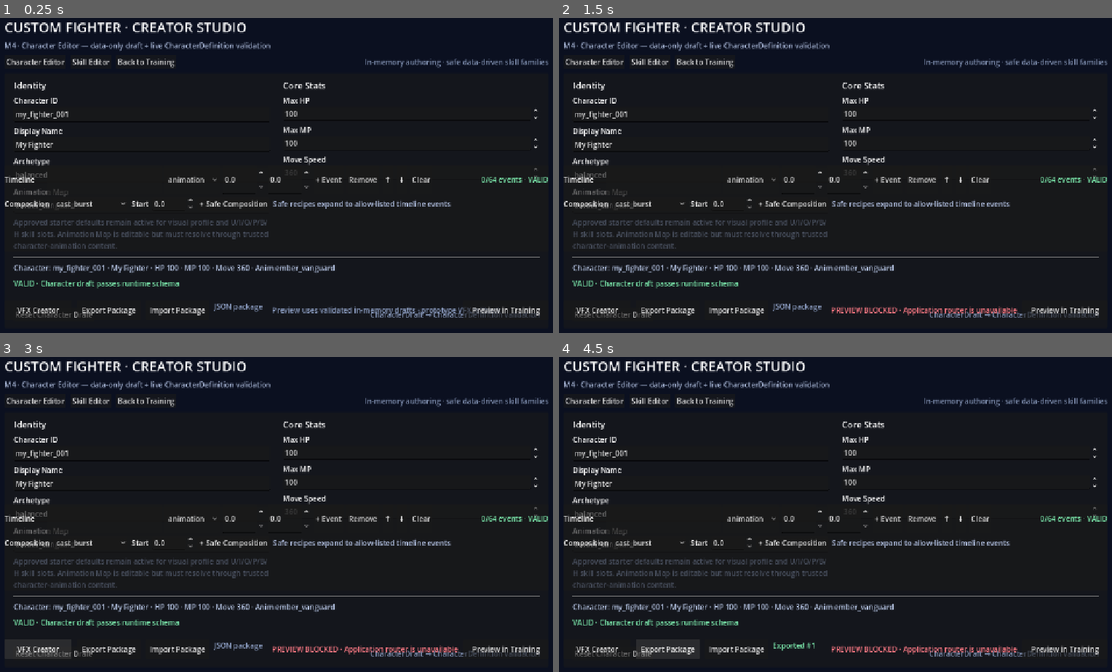
Above: before the commit, frames 1-4 (two rows, left to right).
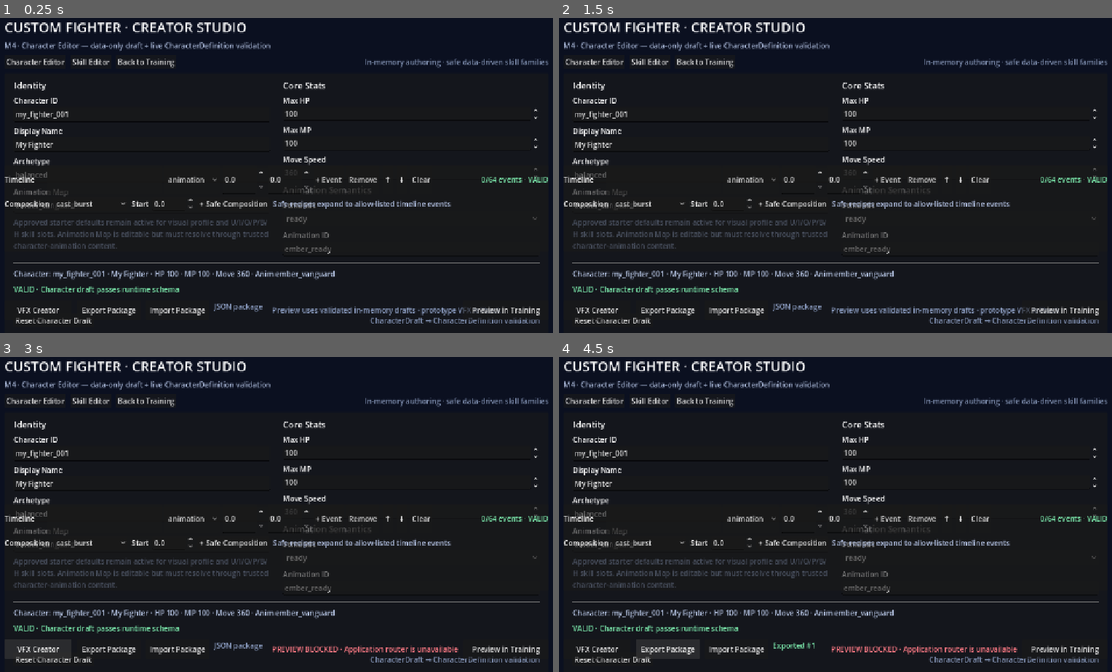
Above: after the commit, the same moments.

Repository: ws951125/custom-fighter
Game: Godot game, scene res://game/creator/creator_studio.tscn
The game is run twice, just before and just after one commit, with the same random seed, the same clock (stepped at 60 frames per second) and the same inputs. This scene is started directly instead of the project's main scene.
Inputs (mouse positions are in pixels of both pictures, inside the frame that each line leads up to):
- Up to frame 1 (0.25 s): no input
- Up to frame 2 (1.5 s): click "Reset Character Draft" at 0.5 s; click (968, 219) at 1.25 s, where only the run after the commit has a clickable "ready"
- Up to frame 3 (3 s): click (409, 558) at 2 s, where only the run after the commit has a clickable "ready"; click "VFX Creator" at 2.75 s
- Up to frame 4 (4.5 s): click "Preview in Training" at 3.5 s; click "Export Package" at 4.25 s

The runs differ from the first frame. In frame 1, 3.6% of the frame differs, in the area x 2-98%, y 53-98%; in frame 2, 4.2%; in frame 3, 3.6%; in frame 4, 3.6%.

Commit message:
feat: author per-semantic animation mappings in Creator

Diff:
--- a/game/creator/creator_studio.gd
+++ b/game/creator/creator_studio.gd
@@ -1,10 +1,14 @@
 extends Control
 
 const CharacterDraft = preload("res://game/creator/character_editor/character_draft.gd")
+const CharacterAnimationDraft = preload("res://game/creator/character_editor/character_animation_draft.gd")
+const CharacterAnimationMap = preload("res://game/core/character/character_animation_map.gd")
 const SkillDraft = preload("res://game/creator/skill_editor/skill_draft.gd")
 
 var character_draft := CharacterDraft.new()
 var character_draft_revision := 0
+var animation_draft := CharacterAnimationDraft.new()
+var animation_draft_revision := 0
 var skill_draft := SkillDraft.new()
 var skill_draft_revision := 0
 var current_editor := "character"
@@ -17,6 +21,8 @@
 var name_edit: LineEdit
 var archetype_edit: LineEdit
 var animation_map_edit: LineEdit
+var animation_semantic_select: OptionButton
+var animation_id_edit: LineEdit
 var hp_spin: SpinBox
 var mp_spin: SpinBox
 var speed_spin: SpinBox
@@ -42,6 +48,7 @@
 
 var _web_set_name_callback
 var _web_set_animation_map_callback
+var _web_set_animation_semantic_callback
 var _web_set_hp_callback
 var _web_reset_callback
 var _web_select_editor_callback
@@ -53,6 +60,7 @@
 var _web_reset_skill_callback
 
 func _ready() -> void:
+	animation_draft.load_from_id(character_draft.animation_map)
 	_build_ui()
 	_sync_character_controls_from_draft()
 	_sync_skill_controls_from_draft()
@@ -164,10 +172,16 @@
 	mp_spin = _add_number_field(stats_column, "Max MP", 0.0, 10000.0, 1.0)
 	speed_spin = _add_number_field(stats_column, "Move Speed", 0.0, 2000.0, 5.0)
 
+	_add_heading(stats_column, "Animation Semantics")
+	animation_semantic_select = _add_option_field(stats_column, "Semantic", CharacterAnimationMap.REQUIRED_SEMANTICS)
+	animation_id_edit = _add_text_field(stats_column, "Animation ID", "Safe token only, e.g. custom_attack_one")
+
 	id_edit.text_changed.connect(_on_id_changed)
 	name_edit.text_changed.connect(_on_name_changed)
 	archetype_edit.text_changed.connect(_on_archetype_changed)
 	animation_map_edit.text_changed.connect(_on_animation_map_changed)
+	animation_semantic_select.item_selected.connect(_on_animation_semantic_selected)
+	animation_id_edit.text_changed.connect(_on_animation_id_changed)
 	hp_spin.value_changed.connect(_on_hp_changed)
 	mp_spin.value_changed.connect(_on_mp_changed)
 	speed_spin.value_changed.connect(_on_speed_changed)
@@ -350,9 +364,22 @@
 	name_edit.text = character_draft.character_name
 	archetype_edit.text = character_draft.archetype
 	animation_map_edit.text = character_draft.animation_map
+	_sync_animation_controls_from_draft()
 	hp_spin.value = character_draft.max_hp
 	mp_spin.value = character_draft.max_mp
 	speed_spin.value = character_draft.move_speed
+
+func _sync_animation_controls_from_draft() -> void:
+	if animation_semantic_select == null or animation_id_edit == null:
+		return
+	var selected_index := animation_semantic_select.selected
+	if selected_index < 0 or selected_index >= animation_semantic_select.item_count:
+		selected_index = 0
+		animation_semantic_select.select(selected_index)
+	var semantic := animation_semantic_select.get_item_text(selected_index).strip_edges().to_lower()
+	animation_id_edit.set_block_signals(true)
+	animation_id_edit.text = animation_draft.animation_id_for_semantic(semantic)
+	animation_id_edit.set_block_signals(false)
 
 func _sync_skill_controls_from_draft() -> void:
 	skill_id_edit.text = skill_draft.skill_id
@@ -434,6 +461,22 @@
 
 func _on_animation_map_changed(value: String) -> void:
 	character_draft.animation_map = value
+	var animation_errors: PackedStringArray = animation_draft.load_from_id(value)
+	if animation_errors.is_empty():
+		animation_draft_revision += 1
+		_sync_animation_controls_from_draft()
+	_refresh_character_validation()
+
+func _on_animation_semantic_selected(_index: int) -> void:
+	_sync_animation_controls_from_draft()
+	_set_web_state()
+
+func _on_animation_id_changed(value: String) -> void:
+	if animation_semantic_select == null or animation_semantic_select.selected < 0:
+		return
+	var semantic := animation_semantic_select.get_item_text(animation_semantic_select.selected)
+	animation_draft.set_animation(semantic, value)
+	animation_draft_revision += 1
 	_refresh_character_validation()
 
 func _on_hp_changed(value: float) -> void:
@@ -451,6 +494,8 @@
 func _on_reset_pressed() -> void:
 	character_draft.reset()
 	character_draft_revision += 1
+	animation_draft.load_from_id(character_draft.animation_map)
+	animation_draft_revision += 1
 	_sync_character_controls_from_draft()
 	_refresh_character_validation(false)
 
@@ -523,10 +568,19 @@
 		return
 	get_tree().change_scene_to_file("res://game/runtime/main.tscn")
 
+func _validate_character_authoring() -> PackedStringArray:
+	var errors: PackedStringArray = character_draft.validate()
+	var animation_errors: PackedStringArray = animation_draft.validate()
+	for error in animation_errors:
+		errors.append("animation draft: %s" % error)
+	if animation_draft.map_id != character_draft.animation_map.strip_edges().to_lower():
+		errors.append("animation draft id must match character animation_map")
+	return errors
+
 func _refresh_character_validation(increment_revision: bool = true) -> void:
 	if increment_revision:
 		character_draft_revision += 1
-	var errors := character_draft.validate()
+	var errors := _validate_character_authoring()
 	var valid := errors.is_empty()
 	character_validation_label.text = "VALID · Character draft passes runtime schema" if valid else "INVALID · %s" % " | ".join(errors)
 	character_validation_label.modulate = Color("7ff0b1") if valid else Color("ff7b86")
@@ -564,6 +618,7 @@
 		return
 	_web_set_name_callback = JavaScriptBridge.create_callback(_web_set_name)
 	_web_set_animation_map_callback = JavaScriptBridge.create_callback(_web_set_animation_map)
+	_web_set_animation_semantic_callback = JavaScriptBridge.create_callback(_web_set_animation_semantic)
 	_web_set_hp_callback = JavaScriptBridge.create_callback(_web_set_hp)
 	_web_reset_callback = JavaScriptBridge.create_callback(_web_reset)
 	_web_select_editor_callback = JavaScriptBridge.create_callback(_web_select_editor)
@@ -576,6 +631,7 @@
 	var window = JavaScriptBridge.get_interface("window")
 	window.customFighterCreatorSetName = _web_set_name_callback
 	window.customFighterCreatorSetAnimationMap = _web_set_animation_map_callback
+	window.customFighterCreatorSetAnimationSemantic = _web_set_animation_semantic_callback
 	window.customFighterCreatorSetMaxHp = _web_set_hp_callback
 	window.customFighterCreatorResetDraft = _web_reset_callback
 	window.customFighterCreatorSelectEditor = _web_select_editor_callback
@@ -598,6 +654,18 @@
 	animation_map_edit.text = str(args[0])
 	_on_animation_map_changed(animation_map_edit.text)
 
+func _web_set_animation_semantic(args: Array) -> void:
+	if args.size() < 2:
+		return
+	var requested_semantic := str(args[0]).strip_edges().to_lower()
+	var semantic_index := CharacterAnimationMap.REQUIRED_SEMANTICS.find(requested_semantic)
+	if semantic_index < 0:
+		return
+	animation_semantic_select.select(semantic_index)
+	_sync_animation_controls_from_draft()
+	animation_id_edit.text = str(args[1])
+	_on_animation_id_changed(animation_id_edit.text)
+
 func _web_set_hp(args: Array) -> void:
 	if args.is_empty():
 		return
@@ -665,8 +733,8 @@
 	if not OS.has_feature("web"):
 		return
 	var current_character_errors := character_errors
-	if current_character_errors.is_empty() and not character_draft.is_valid():
-		current_character_errors = character_draft.validate()
+	if current_character_errors.is_empty():
+		current_character_errors = _validate_character_authoring()
 	var current_skill_errors := skill_errors
 	if current_skill_errors.is_empty() and not skill_draft.is_valid():
 		current_skill_errors = skill_draft.validate()
@@ -679,6 +747,12 @@
 		"document.documentElement.dataset.creatorDraftName=%s;" % JSON.stringify(character_draft.character_name) +
 		"document.documentElement.dataset.creatorDraftArchetype=%s;" % JSON.stringify(character_draft.archetype) +
 		"document.documentElement.dataset.creatorDraftAnimationMap=%s;" % JSON.stringify(character_draft.animation_map) +
+		"document.documentElement.dataset.creatorAnimationDraftRevision='%d';" % animation_draft_revision +
+		"document.documentElement.dataset.creatorAnimationDraftValid='%s';" % ("true" if animation_draft.validate().is_empty() else "false") +
+		"document.documentElement.dataset.creatorAnimationDraftMapId=%s;" % JSON.stringify(animation_draft.map_id) +
+		"document.documentElement.dataset.creatorAnimationDraftSemantic=%s;" % JSON.stringify(animation_semantic_select.get_item_text(animation_semantic_select.selected).strip_edges().to_lower() if animation_semantic_select != null and animation_semantic_select.selected >= 0 else "") +
+		"document.documentElement.dataset.creatorAnimationDraftAnimationId=%s;" % JSON.stringify(animation_id_edit.text if animation_id_edit != null else "") +
+		"document.documentElement.dataset.creatorAnimationDraftJson=%s;" % JSON.stringify(JSON.stringify(animation_draft.to_dictionary(), "", true)) +
 		"document.documentElement.dataset.creatorDraftMaxHp='%d';" % character_draft.max_hp +
 		"document.documentElement.dataset.creatorDraftMaxMp='%d';" % character_draft.max_mp +
 		"document.documentElement.dataset.creatorDraftMoveSpeed='%.3f';" % character_draft.move_speed +
